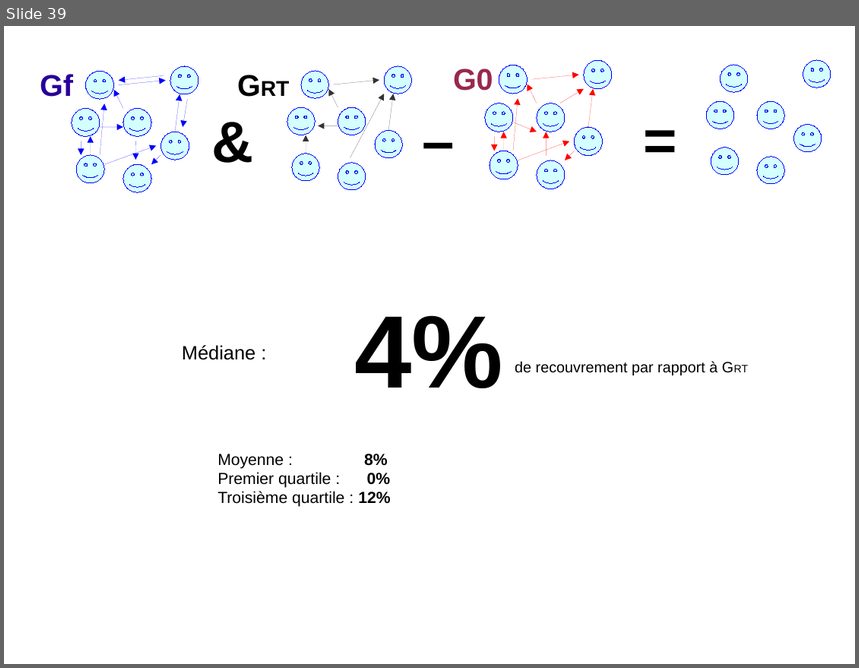
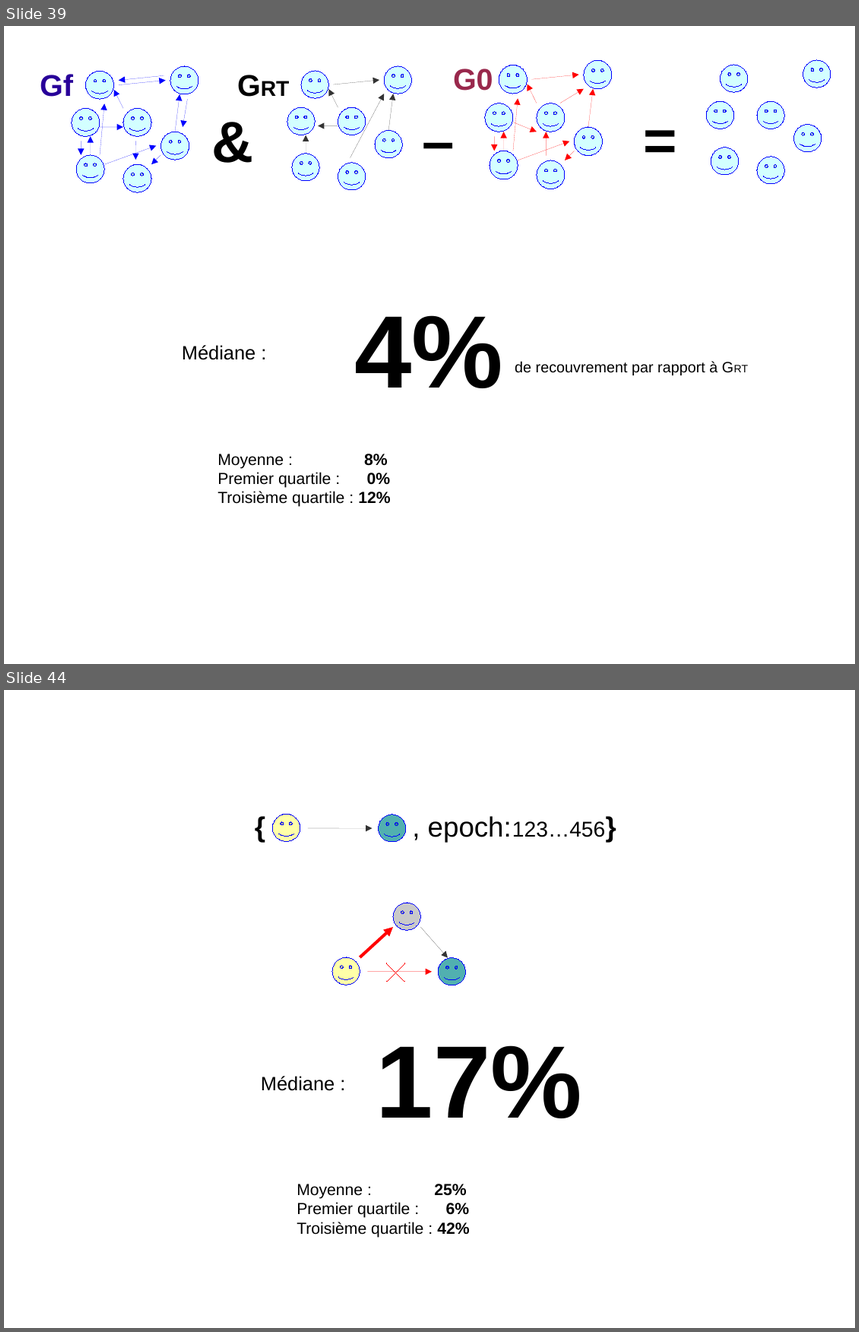
Before and after one commit to bfontaine/TwitterLiafa, a slide deck: docs/slides_fin_stage.odp. Shown one above the other, each under a label of ours: slide 39 before the commit, slides 39 and 44 after it; the slides between them are not shown. The pictures are 859x668 and 859x1332 pixels, drawn with LibreOffice and Linux fonts; fonts in the diff are those of the drawing. Boxes give left, top, right and bottom in pixels: in the first picture for what was removed or moved away, otherwise in the second. Text is boxed around its words. In the diff, an @@ line names an element or a change of style, - is before the commit and + after.

```diff
--- a/docs/slides_fin_stage.odp
+++ b/docs/slides_fin_stage.odp
@@ slide 44 added at bbox=[4, 690, 855, 1328], background #FFFFFF @@
@@ smiley face added at bbox=[273, 815, 300, 842], fill #FFFF99 at 85% opacity, outline #0000FF 0 pt @@
@@ smiley face added at bbox=[379, 815, 407, 842], fill #33A3A3 at 85% opacity, outline #0000FF 0 pt @@
@@ text added at bbox=[428, 816, 605, 842], 26 pt, text #000000 @@
+{ , epoch:123…456}
@@ arrow added from (308, 828) to (373, 828), #333333 0 pt @@
@@ smiley face added at bbox=[393, 904, 421, 931], fill #C0C0C0 at 85% opacity, outline #0000FF 0 pt @@
@@ arrow added from (360, 958) to (393, 927), #FF0000 2.83 pt @@
@@ arrow added from (421, 927) to (448, 958), #333333 0 pt @@
@@ smiley face added at bbox=[332, 958, 360, 985], fill #FFFF99 at 85% opacity, outline #0000FF 0 pt @@
@@ smiley face added at bbox=[438, 958, 466, 986], fill #33A3A3 at 85% opacity, outline #0000FF 0 pt @@
@@ arrow added from (368, 972) to (432, 972), #FF0000 0 pt @@
@@ line added from (405, 964) to (387, 982), #FF0000 0 pt @@
@@ line added from (405, 982) to (387, 964), #FF0000 0 pt @@
@@ text added at bbox=[376, 1046, 582, 1119], 96 pt, text #000000, bold @@
+17%
@@ text added at bbox=[261, 1076, 335, 1091], 18 pt, text #000000 @@
+Médiane :
@@ text added at bbox=[297, 1184, 470, 1238], 15 pt, text #000000 @@
+Moyenne : 25%
+Premier quartile : 6%
+Troisième quartile : 42%
```
Also in this commit, not shown: 6 other slides added.
